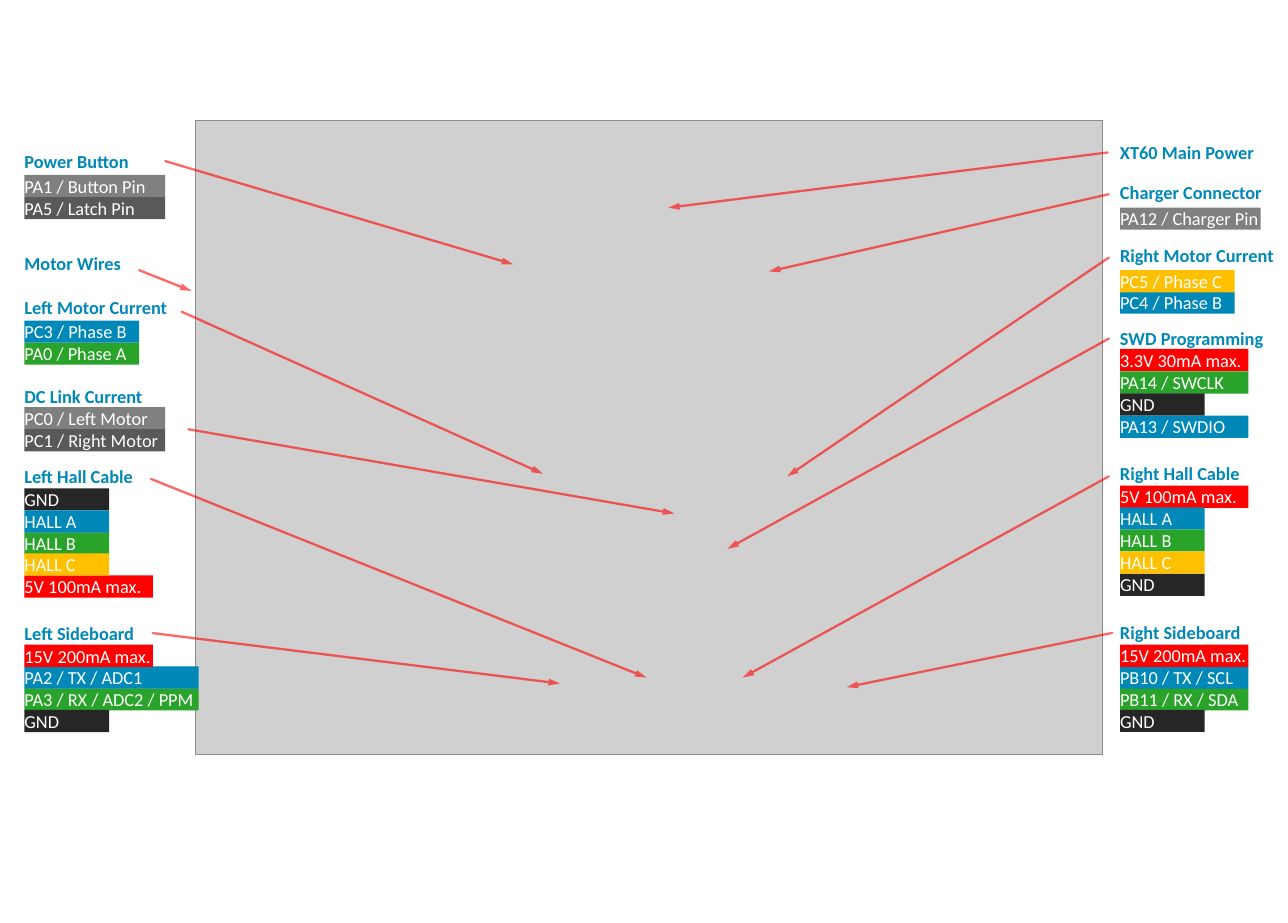
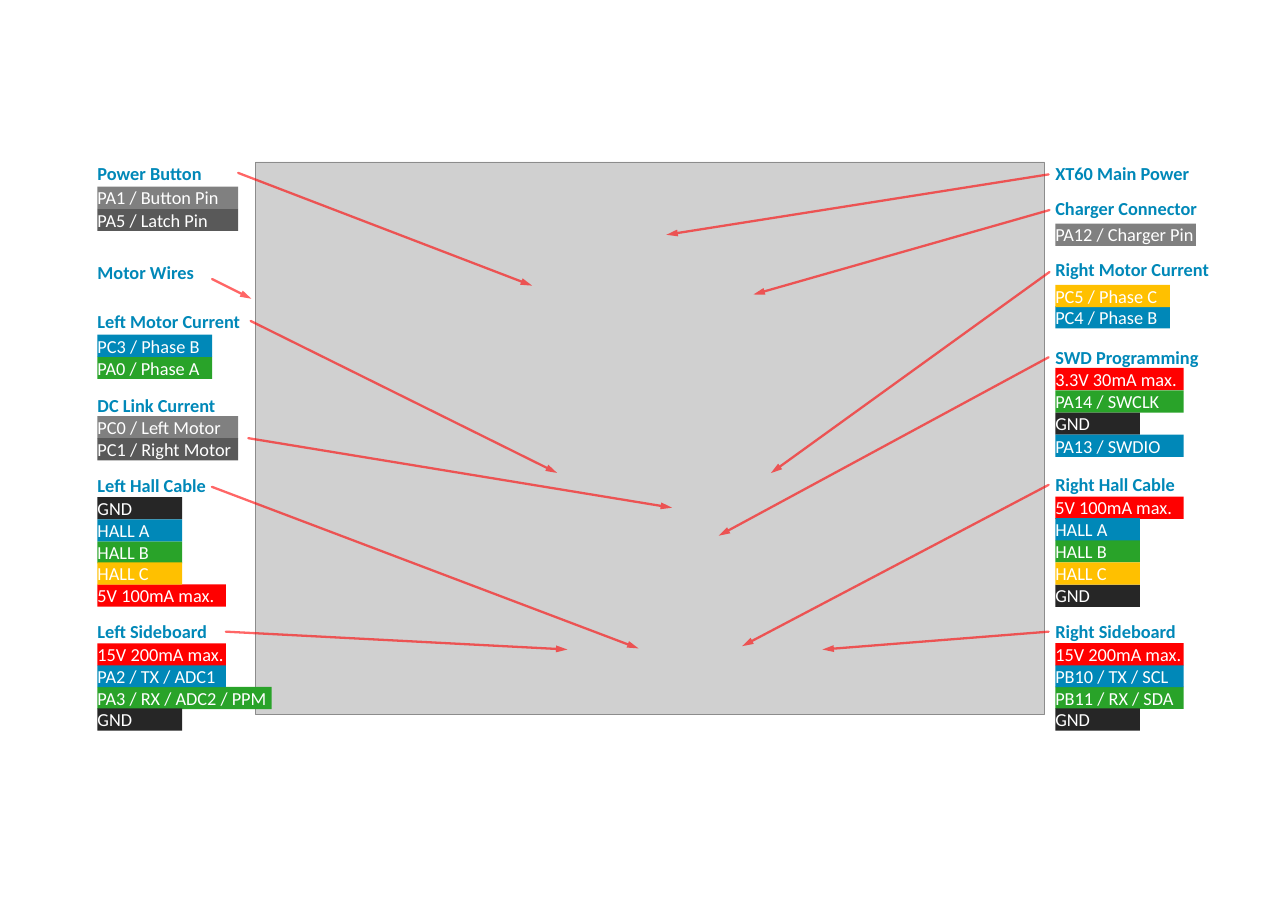
Before and after one commit to EFeru/hoverboard-firmware-hack-FOC, a slide deck: slide 1 of docs/mainboard_pics.pptx. Drawn at 1288x923 pixels with LibreOffice and Linux fonts; fonts in the diff are those of the drawing; grey boxes stand for pictures. Boxes give left, top, right and bottom in pixels: in the first picture for what was removed or moved away, otherwise in the second. Text is boxed around its words. In the diff, an @@ line names an element or a change of style, - is before the commit and + after.

```diff
--- a/docs/mainboard_pics.pptx
+++ b/docs/mainboard_pics.pptx
@@ arrow moved from (165, 161) - (513, 264) to (238, 173) - (532, 286) @@
@@ picture: place and size @@
-picture at <box>196,120,1102,754</box>
+picture at <box>255,161,1044,713</box>
@@ arrow moved from (1108, 152) - (668, 208) to (1049, 174) - (666, 235) @@
@@ 4 rectangles, 2 texts: place and size @@
-4 rectangles, 2 texts at <box>1120,146,1263,438</box>
+4 rectangles, 2 texts at <box>1055,167,1198,456</box>
@@ 9 rectangles, 4 texts: place and size @@
-9 rectangles, 4 texts at <box>24,156,165,597</box>
+9 rectangles, 4 texts at <box>97,168,238,606</box>
@@ arrow moved from (1109, 194) - (769, 271) to (1050, 210) - (754, 294) @@
@@ 3 rectangles, 2 texts: place and size @@
-3 rectangles, 2 texts at <box>1120,186,1274,314</box>
+3 rectangles, 2 texts at <box>1055,202,1209,328</box>
@@ arrow moved from (139, 270) - (192, 291) to (212, 279) - (252, 299) @@
@@ arrow moved from (1109, 258) - (787, 476) to (1050, 272) - (771, 473) @@
@@ arrow moved from (182, 311) - (543, 473) to (250, 321) - (557, 473) @@
@@ 2 rectangles, 1 text: place and size @@
-2 rectangles, 1 text at <box>24,301,168,364</box>
+2 rectangles, 1 text at <box>97,315,241,378</box>
@@ arrow moved from (1109, 338) - (727, 549) to (1049, 357) - (718, 536) @@
@@ arrow moved from (188, 429) - (674, 514) to (248, 438) - (672, 508) @@
@@ arrow moved from (151, 479) - (646, 677) to (212, 487) - (638, 648) @@
@@ arrow moved from (1109, 476) - (743, 677) to (1049, 484) - (742, 646) @@
@@ 5 rectangles, 1 text: place and size @@
-5 rectangles, 1 text at <box>1120,467,1248,595</box>
+5 rectangles, 1 text at <box>1055,478,1184,606</box>
@@ 3 rectangles, 1 text: place and size @@
-3 rectangles, 1 text at <box>24,627,199,732</box>
+3 rectangles, 1 text at <box>97,625,271,730</box>
@@ arrow moved from (153, 633) - (560, 683) to (226, 632) - (567, 649) @@
@@ arrow moved from (1112, 633) - (847, 687) to (1049, 632) - (822, 649) @@
@@ rectangle "PA2 / TX / ADC1": place and size @@
-rectangle "PA2 / TX / ADC1" at <box>25,666,199,688</box>
+rectangle "PA2 / TX / ADC1" at <box>97,665,226,687</box>
@@ 4 rectangles, 1 text: place and size @@
-4 rectangles, 1 text at <box>1120,626,1248,732</box>
+4 rectangles, 1 text at <box>1055,625,1184,730</box>
```
Also in this commit, not shown: 1 other file.
